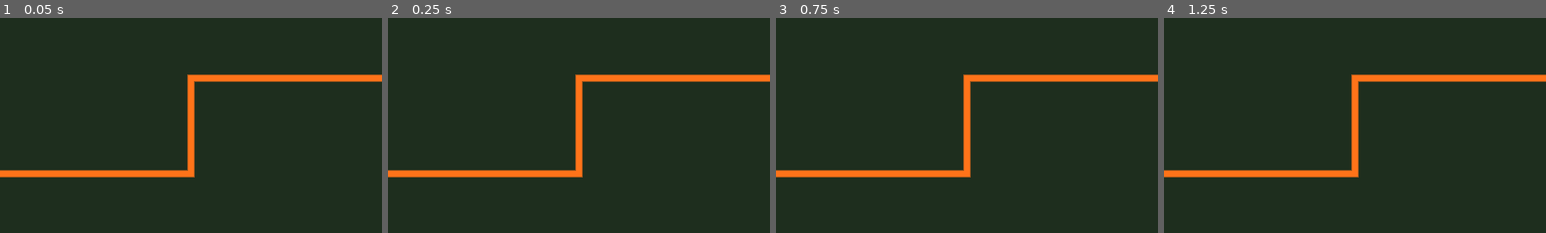
Above: before the commit, frames 1-4 (left to right).
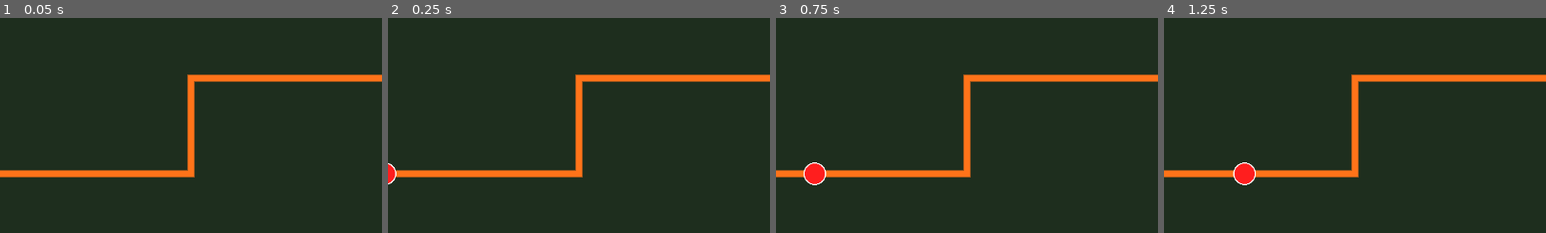
Above: after the commit, the same moments.

Repository: 00jacobs/LotrTD
Game: Godot game, scene res://scenes/main/main.tscn
Same seed, same stepped clock (60 frames per second), same inputs: the game is played once before the commit and once after it.
Inputs:
- Up to frame 1 (0.05 s): no input
- Up to frame 2 (0.25 s): no input
- Up to frame 3 (0.75 s): click "Start wave" at 0.5 s
- Up to frame 4 (1.25 s): no input
The pictures show only the part of the screen within x 0-50%, y 14-64%; the shares and areas given below are measured in that part.

Frame 1 is identical in both runs. In frame 2, 0.2% of the frame differs, in the area x 0-3%, y 67-78%; in frame 3, 0.5%, in the area x 7-14%, y 67-78%; in frame 4, 0.5%.

Commit message:
Enemy movement + endline cleanup

Diff:
--- /dev/null
+++ b/scenes/enemies/enemy.tscn
@@ -0,0 +1,7 @@
+[gd_scene load_steps=2 format=3 uid="uid://b8k3enemy01path"]
+
+[ext_resource type="Script" path="res://scripts/entities/enemy.gd" id="1_enemy"]
+
+[node name="Enemy" type="Node2D"]
+z_index = 10
+script = ExtResource("1_enemy")
--- /dev/null
+++ b/scripts/entities/enemy.gd
@@ -0,0 +1,98 @@
+extends Node2D
+
+## Moves along EnemyPath. Uses fallback anchors when the baked curve length is 0.
+
+signal reached_exit
+
+const FALLBACK_ANCHORS: PackedVector2Array = [
+	Vector2(-40, 360),
+	Vector2(320, 360),
+	Vector2(320, 200),
+	Vector2(960, 200),
+	Vector2(960, 520),
+	Vector2(1320, 520),
+]
+
+@export var speed: float = 140.0
+@export var body_radius: float = 18.0
+@export var body_color: Color = Color(1.0, 0.12, 0.12, 1.0)
+
+var _path: Path2D
+var _distance: float = 0.0
+var _total_length: float = 0.0
+var _use_fallback: bool = false
+
+
+func setup(path: Path2D) -> void:
+	_path = path
+	_distance = 0.0
+	_use_fallback = _needs_fallback()
+	_total_length = _compute_total_length()
+	z_index = 10
+	_apply_position()
+	queue_redraw()
+
+
+func _physics_process(delta: float) -> void:
+	if _total_length <= 0.0:
+		return
+
+	_distance += speed * delta
+	if _distance >= _total_length:
+		_distance = _total_length
+		_apply_position()
+		queue_redraw()
+		reached_exit.emit()
+		queue_free()
+		return
+
+	_apply_position()
+	queue_redraw()
+
+
+func _draw() -> void:
+	draw_circle(Vector2.ZERO, body_radius, body_color)
+	draw_arc(Vector2.ZERO, body_radius, 0.0, TAU, 32, Color.WHITE, 2.0)
+
+
+func _needs_fallback() -> bool:
+	if _path == null or _path.curve == null:
+		return true
+	return _path.curve.get_baked_length() <= 0.0
+
+
+func _compute_total_length() -> float:
+	if not _use_fallback:
+		return _path.curve.get_baked_length()
+	return _polyline_length(FALLBACK_ANCHORS)
+
+
+func _apply_position() -> void:
+	global_position = _sample_at_distance(_distance)
+
+
+func _sample_at_distance(dist: float) -> Vector2:
+	if not _use_fallback:
+		return _path.to_global(_path.curve.sample_baked(dist))
+	return _sample_fallback(dist)
+
+
+func _sample_fallback(dist: float) -> Vector2:
+	var remaining := dist
+	for i in range(1, FALLBACK_ANCHORS.size()):
+		var from := _path.to_global(FALLBACK_ANCHORS[i - 1])
+		var to := _path.to_global(FALLBACK_ANCHORS[i])
+		var segment_length := from.distance_to(to)
+		if segment_length < 0.001:
+			continue
+		if remaining <= segment_length:
+			return from.lerp(to, remaining / segment_length)
+		remaining -= segment_length
+	return _path.to_global(FALLBACK_ANCHORS[FALLBACK_ANCHORS.size() - 1])
+
+
+func _polyline_length(anchors: PackedVector2Array) -> float:
+	var total := 0.0
+	for i in range(1, anchors.size()):
+		total += anchors[i].distance_to(anchors[i - 1])
+	return total
--- a/scripts/entities/world_view.gd
+++ b/scripts/entities/world_view.gd
@@ -1,7 +1,6 @@
 extends Node2D
 
-## Draws map background + enemy path on World.
-## Path2D curve data from .tscn can fail to load; we rebuild anchors in _ready() if needed.
+## Draws map, path, and Week 3 test enemy (all via _draw — same path that already works).
 
 const FALLBACK_ANCHORS: PackedVector2Array = [
 	Vector2(-40, 360),
@@ -18,29 +17,52 @@
 @export var viewport_size: Vector2 = Vector2(1280, 720)
 @export var path_sample_step: float = 24.0
 
+@export var enemy_speed: float = 140.0
+@export var enemy_radius: float = 18.0
+@export var enemy_color: Color = Color(1.0, 0.12, 0.12, 1.0)
+
 var _enemy_path: Path2D
 var _path_ready := false
+var _enemy_distance: float = 0.0
+var _enemy_finished := false
+var _path_length: float = 0.0
 
 
 func _ready() -> void:
 	_enemy_path = get_node_or_null("PathFollowRoot/EnemyPath") as Path2D
 	_ensure_path_curve()
+	_path_length = _polyline_length(_read_anchor_points())
 	_path_ready = true
+	_enemy_distance = 0.0
+	_enemy_finished = false
+	set_process(true)
+	queue_redraw()
+
+
+func _process(delta: float) -> void:
+	if not _path_ready or _enemy_finished or _path_length <= 0.0:
+		return
+	_enemy_distance += enemy_speed * delta
+	if _enemy_distance >= _path_length:
+		_enemy_distance = _path_length
+		_enemy_finished = true
 	queue_redraw()
 
 
 func _ensure_path_curve() -> void:
 	if _enemy_path == null:
-		push_warning("WorldView: PathFollowRoot/EnemyPath not found; drawing fallback path only.")
+		push_warning("WorldView: PathFollowRoot/EnemyPath not found.")
 		return
 	if _enemy_path.curve == null:
 		_enemy_path.curve = Curve2D.new()
 	var curve := _enemy_path.curve
-	if curve.get_point_count() >= 2:
+	if curve.get_point_count() >= 2 and curve.get_baked_length() > 0.0:
 		return
 	curve.clear_points()
 	for anchor in FALLBACK_ANCHORS:
 		curve.add_point(anchor)
+	curve.bake_interval = 8.0
+	curve.get_baked_points()
 
 
 func _draw() -> void:
@@ -48,15 +70,15 @@
 	if not _path_ready:
 		return
 
-	var path_points := _build_draw_points()
-	if path_points.size() < 2:
-		return
-	draw_polyline(path_points, path_color, path_width, true)
+	var anchors := _read_anchor_points()
+	var path_points := _densify_polyline(anchors, path_sample_step)
+	if path_points.size() >= 2:
+		draw_polyline(path_points, path_color, path_width, true)
 
-
-func _build_draw_points() -> PackedVector2Array:
-	# PathFollowRoot and EnemyPath start at (0, 0), so curve points == World coordinates.
-	return _densify_polyline(_read_anchor_points(), path_sample_step)
+	if not _enemy_finished:
+		var enemy_pos := _sample_polyline_at(anchors, _enemy_distance)
+		draw_circle(enemy_pos, enemy_radius, enemy_color)
+		draw_arc(enemy_pos, enemy_radius, 0.0, TAU, 32, Color.WHITE, 2.0)
 
 
 func _read_anchor_points() -> PackedVector2Array:
@@ -68,6 +90,31 @@
 				anchors.append(curve.get_point_position(i))
 			return anchors
 	return FALLBACK_ANCHORS
+
+
+func _polyline_length(anchors: PackedVector2Array) -> float:
+	var total := 0.0
+	for i in range(1, anchors.size()):
+		total += anchors[i].distance_to(anchors[i - 1])
+	return total
+
+
+func _sample_polyline_at(anchors: PackedVector2Array, dist: float) -> Vector2:
+	if anchors.is_empty():
+		return Vector2.ZERO
+	if anchors.size() == 1:
+		return anchors[0]
+	var remaining := dist
+	for i in range(1, anchors.size()):
+		var from: Vector2 = anchors[i - 1]
+		var to: Vector2 = anchors[i]
+		var segment_length := from.distance_to(to)
+		if segment_length < 0.001:
+			continue
+		if remaining <= segment_length:
+			return from.lerp(to, remaining / segment_length)
+		remaining -= segment_length
+	return anchors[anchors.size() - 1]
 
 
 func _densify_polyline(anchors: PackedVector2Array, step: float) -> PackedVector2Array:
--- /dev/null
+++ b/scripts/managers/enemy_spawner.gd
@@ -0,0 +1,51 @@
+extends Node2D
+
+## Week 3: spawns one test enemy on the path. Waves will replace this later.
+
+const FALLBACK_ANCHORS: PackedVector2Array = [
+	Vector2(-40, 360),
+	Vector2(320, 360),
+	Vector2(320, 200),
+	Vector2(960, 200),
+	Vector2(960, 520),
+	Vector2(1320, 520),
+]
+
+@export var enemy_scene: PackedScene
+
+
+func _ready() -> void:
+	call_deferred("_spawn_test_enemy")
+
+
+func _spawn_test_enemy() -> void:
+	if enemy_scene == null:
+		push_error("EnemySpawner: assign enemy_scene in the inspector.")
+		return
+
+	var path := get_node_or_null("../PathFollowRoot/EnemyPath") as Path2D
+	if path == null:
+		push_error("EnemySpawner: could not find PathFollowRoot/EnemyPath.")
+		return
+
+	_ensure_path_curve(path)
+
+	var enemy := enemy_scene.instantiate()
+	add_child(enemy)
+	if enemy.has_method("setup"):
+		enemy.setup(path)
+	else:
+		push_error("EnemySpawner: enemy scene is missing setup(path) method.")
+
+
+func _ensure_path_curve(path: Path2D) -> void:
+	if path.curve == null:
+		path.curve = Curve2D.new()
+	var curve := path.curve
+	if curve.get_point_count() >= 2 and curve.get_baked_length() > 0.0:
+		return
+	curve.clear_points()
+	for anchor in FALLBACK_ANCHORS:
+		curve.add_point(anchor)
+	curve.bake_interval = 8.0
+	curve.get_baked_points()
Not shown, added: scripts/entities/enemy.gd.uid
Not shown, added: scripts/managers/enemy_spawner.gd.uid
Not shown, changed: .editorconfig
